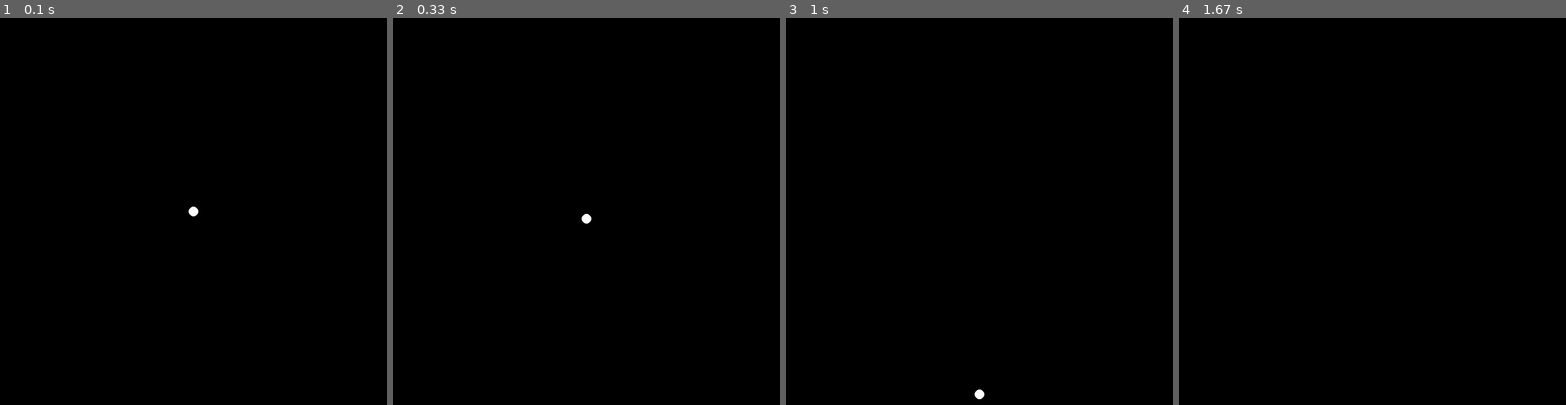
Above: before the commit, frames 1-4 (left to right).
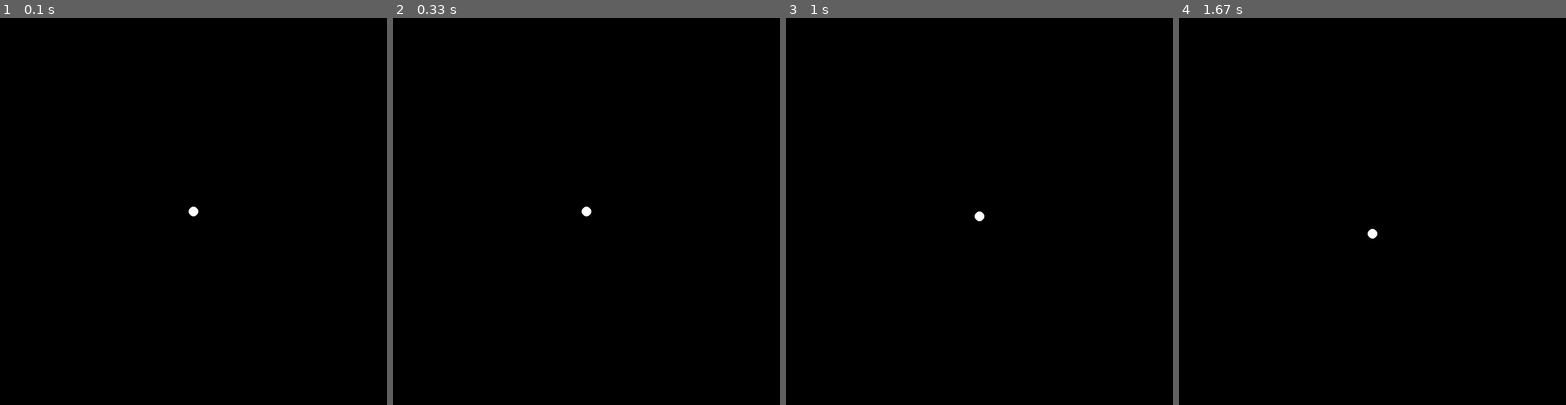
Above: after the commit, the same moments.

Repository: chrille0313/NBodySimulation
Game: pygame game, started from main.py
The game is run twice, just before and just after one commit, with the same random seed, the same clock (stepped at 60 frames per second) and the same inputs.
Inputs:
- Up to frame 1 (0.1 s): no input
- Up to frame 2 (0.33 s): no input
- Up to frame 3 (1 s): no input
- Up to frame 4 (1.67 s): no input

Frame 1 is identical in both runs. In frame 2, less than 0.1% of the frame differs, in the area x 48-52%, y 48-54%; in frame 3, 0.1%, in the area x 48-52%, y 50-99%; in frame 4, less than 0.1%.

Commit message:
DeltaTime

Diff:
--- a/Engine/Core/Platform/pygame_app.py
+++ b/Engine/Core/Platform/pygame_app.py
@@ -35,6 +35,7 @@
         # Initialize App variables
         self.window = pygame.display.get_surface()
         self.clock = pygame.time.Clock()
+        self.deltaTime = 0
         self._running = False
 
         self._events = pygame.event.get()
@@ -159,6 +160,6 @@
             self._App__events()  # Make sure we update the engine's events before we call on_update
             self.on_update()
             self._App__draw()
-            self.clock.tick(self.fps)  # Run application on desired framerate
+            self.deltaTime = self.clock.tick(self.fps) / 1000  # Run application on desired framerate
 
         self.quit()
--- a/main.py
+++ b/main.py
@@ -4,7 +4,7 @@
 
 class Game(PygameApp):
 	def __init__(self, windowSize: tuple):
-		super().__init__(windowSize)
+		super().__init__(windowSize, 0)
 
 		self.bodies = [Body(self.windowCenter, 10)]
 
@@ -14,8 +14,8 @@
 
 	def on_update(self):
 		for body in self.bodies:
-			body.apply_force(Vector2(0, 0.1))
-			body.update(1)
+			body.apply_force(Vector2(0, 9.82))
+			body.update(self.deltaTime)
 
 
 game = Game((800, 800))
